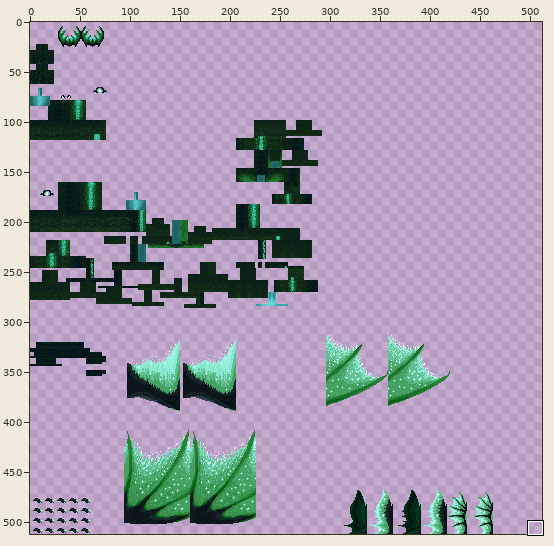
Sprite sheet -- src/test/resources/Psi_ther_newborn.png. The picture above shows the old version from afar; the outline marks the close-up.
Close-up. Old version:
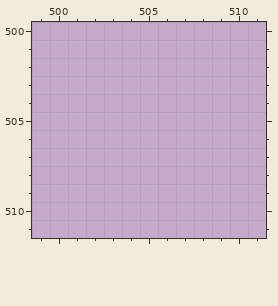
The file is 512x512 pixels. Colours within 5 levels of each other are drawn and written as one. Shown: x 499..511, y 500..511. The commit also changed other parts of the picture, which this record leaves out.
After the commit:
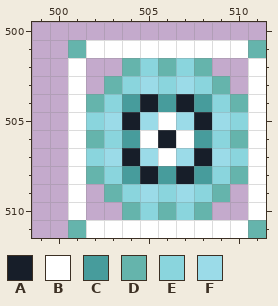
Palette (. is transparent): A #171e29  B #ffffff  C #479c9c  D #65b4ac  E #8ad5dd  F #9bdbe8
Change:
Colour A now appears in row 504 at x 505 and 507; in row 505 at x 504 and 508; in row 506 at x 506; in row 507 at x 504 and 508; in row 508 at x 505 and 507.
Colour B now appears in row 501 at x 502 to 510; in rows 502 to 504 at x 501 and 511; in row 505 at x 501, 506 and 511; in row 506 at x 501, 505, 507 and 511; in row 507 at x 501, 506 and 511; in rows 508 to 510 at x 501 and 511.
Colour B now appears in row 511 at x 502 to 510.
Colour C now appears in row 504 at x 504, 506 and 508; in row 506 at x 504 and 508; in row 508 at x 504, 506 and 508.
Colour D now appears in row 501 at x 501 and 511; in row 502 at x 504, 506 and 508; in row 503 at x 503 and 509; in row 504 at x 502 and 510; in row 506 at x 502 and 510; in row 508 at x 502 and 510.
Colour D now appears in row 509 at x 503 and 509; in row 510 at x 504, 506 and 508; in row 511 at x 501 and 511.
Colour E now appears in row 502 at x 505 and 507; in row 503 at x 504, 506 and 508; in row 504 at x 503 and 509; in row 505 at x 502 and 510; in row 506 at x 503 and 509; in row 507 at x 502 and 510.
Colour E now appears in row 508 at x 503 and 509; in row 509 at x 504, 506 and 508; in row 510 at x 505 and 507.
Colour F now appears in row 503 at x 505 and 507; in row 505 at x 503, 505, 507 and 509; in row 507 at x 503, 505, 507 and 509; in row 509 at x 505 and 507.
